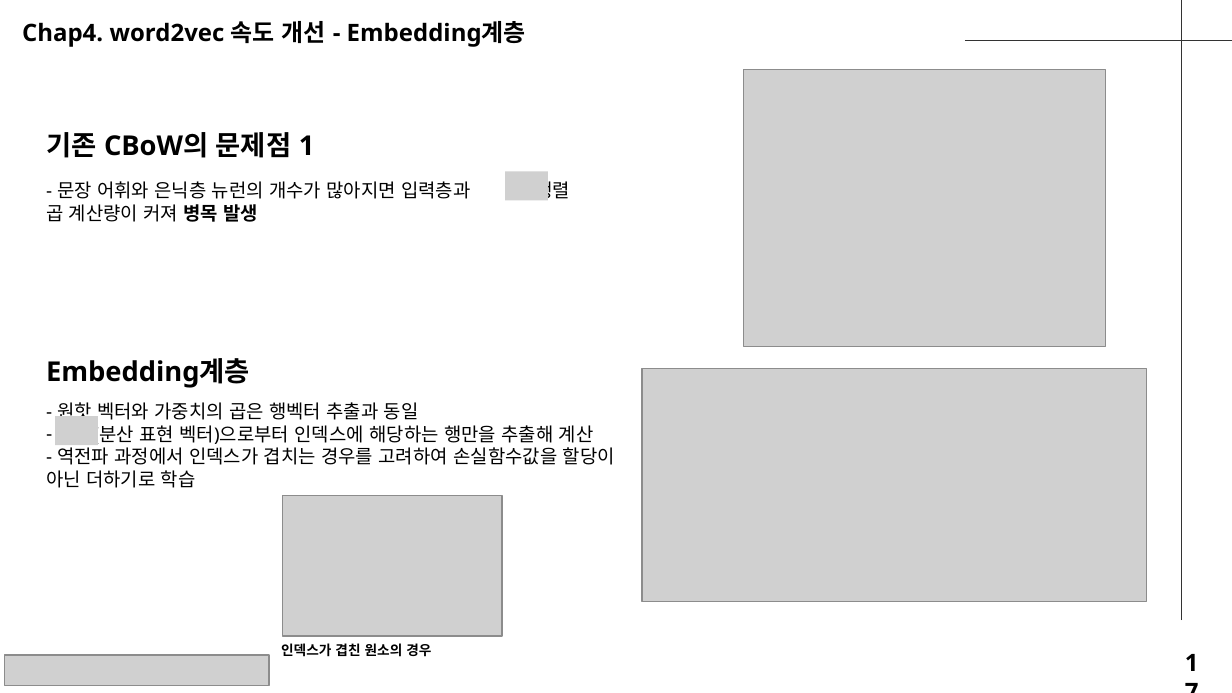
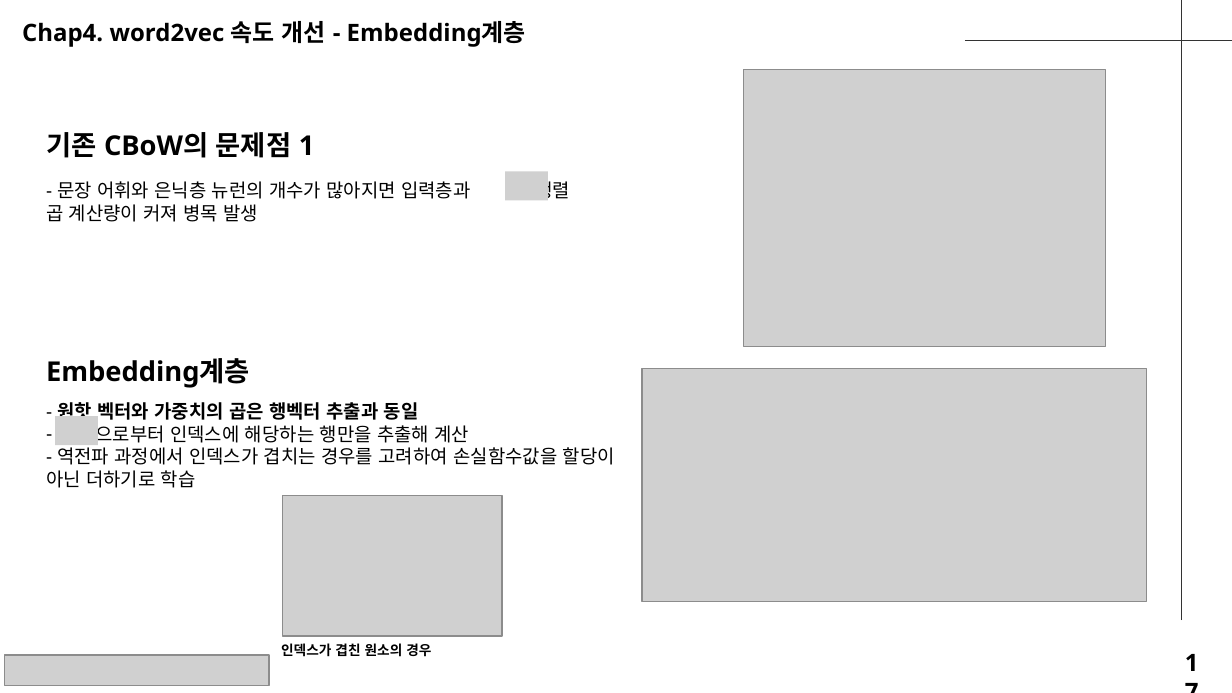
Before and after one commit to seungdeng/Deep-Learning-from-Scratch, a slide deck: slide 17 of study/발표자료/20250220_밑딥2_이승건_chap2345발표자료_NotoSans.pptx. Drawn at 1232x693 pixels with LibreOffice and Linux fonts; fonts in the diff are those of the drawing; grey boxes stand for pictures. Boxes give left, top, right and bottom in pixels: in the first picture for what was removed or moved away, otherwise in the second. Text is boxed around its words. In the diff, an @@ line names an element or a change of style, - is before the commit and + after.

```diff
--- a/study/발표자료/20250220_밑딥2_이승건_chap2345발표자료_NotoSans.pptx
+++ b/study/발표자료/20250220_밑딥2_이승건_chap2345발표자료_NotoSans.pptx
@@ text "- 문장 어휘와 은닉층 뉴런의 ..." at (46,181,470,222): bold off in "병목 발생" @@
@@ text at (57,399,419,424): bold on in "원핫 벡터와 가중치의 곱은 행벡터 추출과 동일" @@
@@ text at (96,421,469,445): text changed @@
-– (분산 표현 벡터)으로부터 인덱스에 해당하는 행만을 추출해 계산
+– 으로부터 인덱스에 해당하는 행만을 추출해 계산
```
Also in this commit, not shown: 7 other slides changed.
